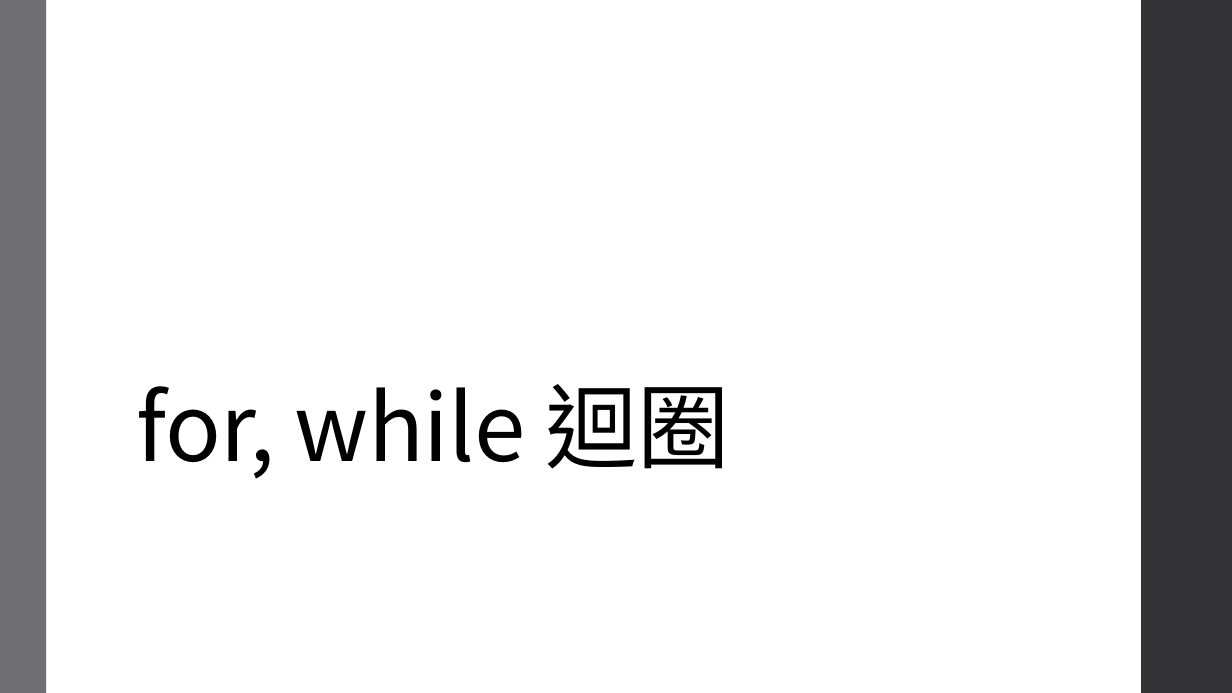
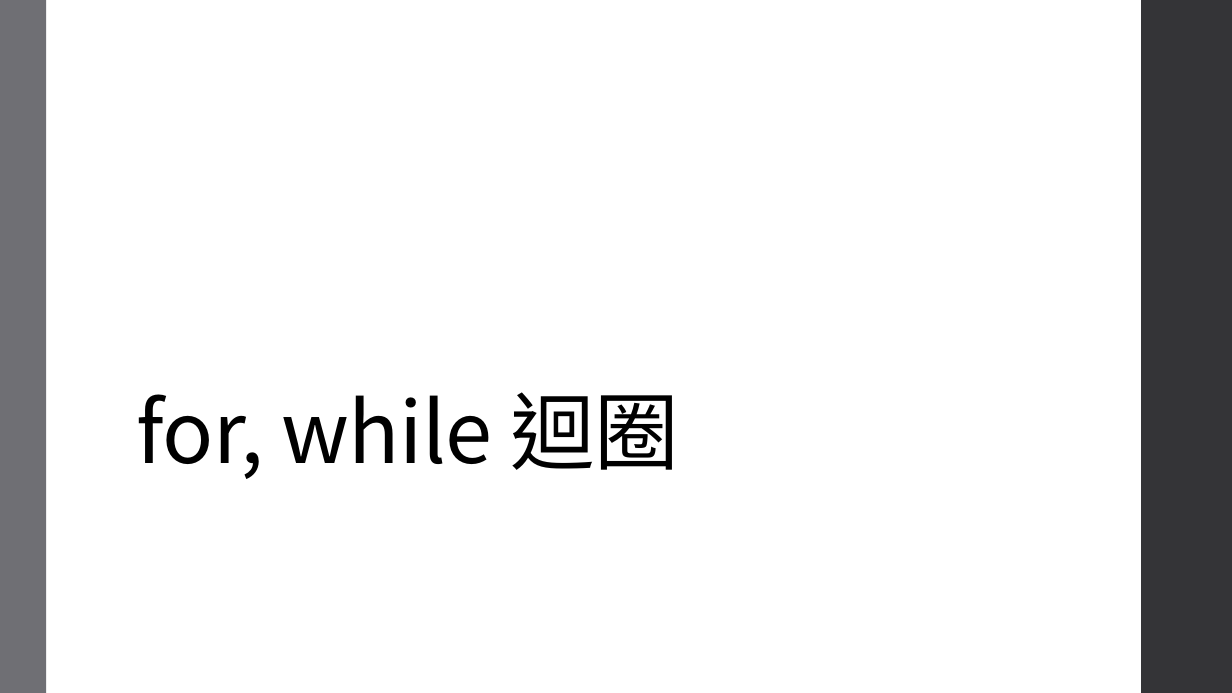
Before and after one commit to an920107/ServiceLearning, a slide deck: slide 2 of Class 5.pptx. Drawn at 1232x693 pixels with LibreOffice and Linux fonts; fonts in the diff are those of the drawing. Boxes give left, top, right and bottom in pixels: in the first picture for what was removed or moved away, otherwise in the second. Text is boxed around its words. In the diff, an @@ line names an element or a change of style, - is before the commit and + after.

```diff
--- a/Class 5.pptx
+++ b/Class 5.pptx
@@ title "for, while 迴圈" at [137,392,680,479]: size 72 to 66 pt @@
```
Also in this commit, not shown: 30 slides added.
